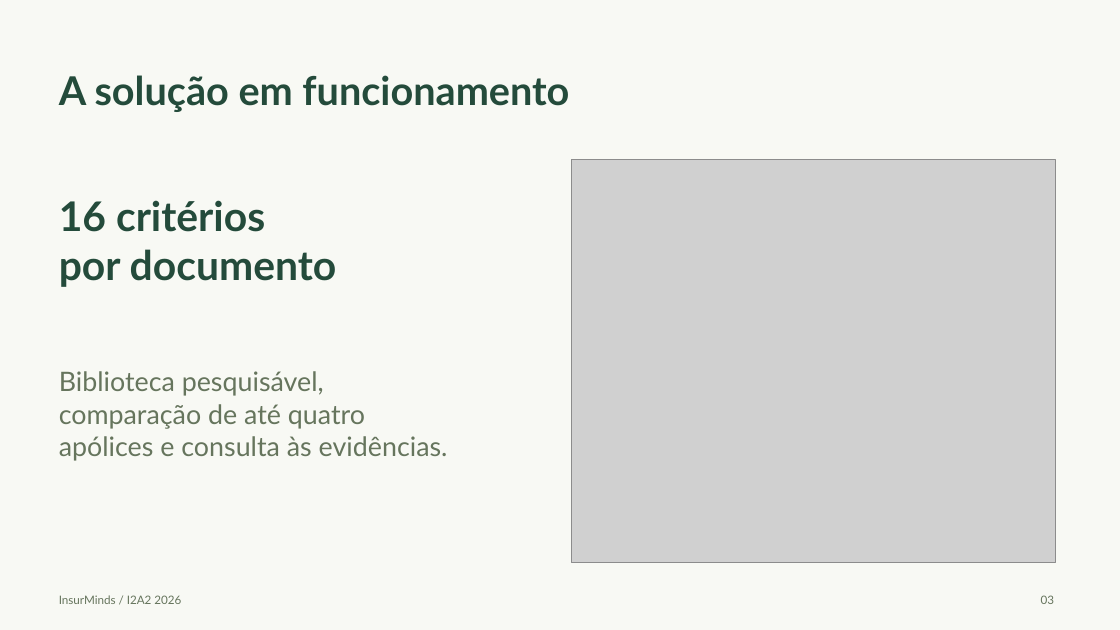
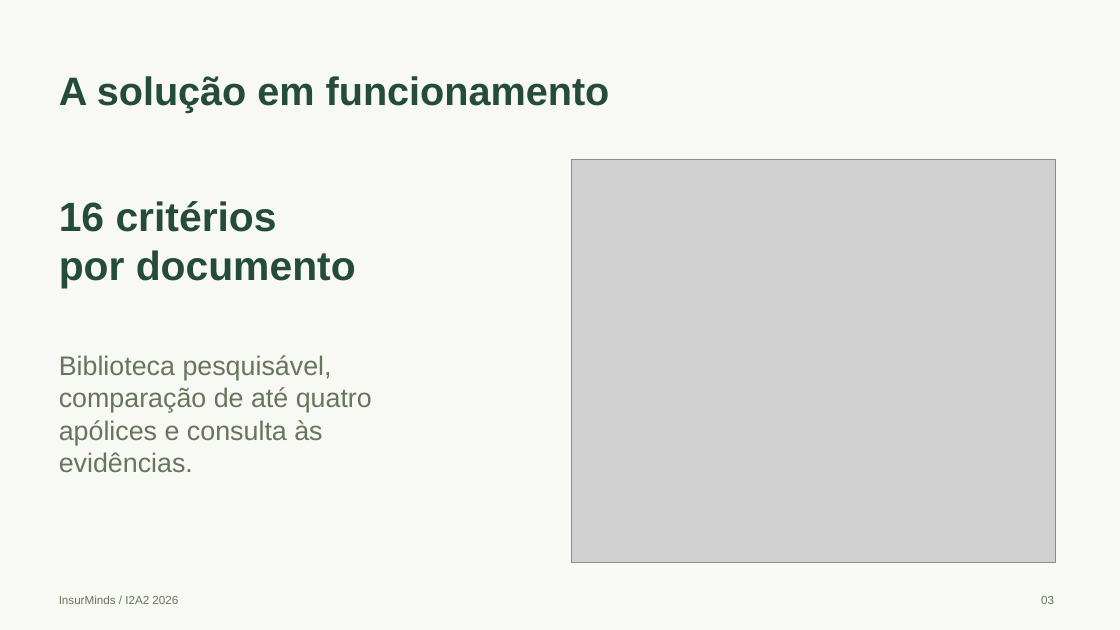
Before and after one commit to vicTmm/i2a2-desafio-final, a slide deck: slide 3 of Projeto_Final_Artefatos/InsurMinds_Projeto_Final.pptx. Drawn at 1120x630 pixels with LibreOffice and Linux fonts; fonts in the diff are those of the drawing; grey boxes stand for pictures. Boxes give left, top, right and bottom in pixels: in the first picture for what was removed or moved away, otherwise in the second. Text is boxed around its words. In the diff, an @@ line names an element or a change of style, - is before the commit and + after.

```diff
--- a/Projeto_Final_Artefatos/InsurMinds_Projeto_Final.pptx
+++ b/Projeto_Final_Artefatos/InsurMinds_Projeto_Final.pptx
@@ font Lato to Arial in 4 elements at (59, 76, 610, 113), (59, 595, 178, 604), (59, 201, 356, 288), (59, 355, 372, 472) @@
```
Also in this commit, not shown: 7 other slides changed, 38 other files.
